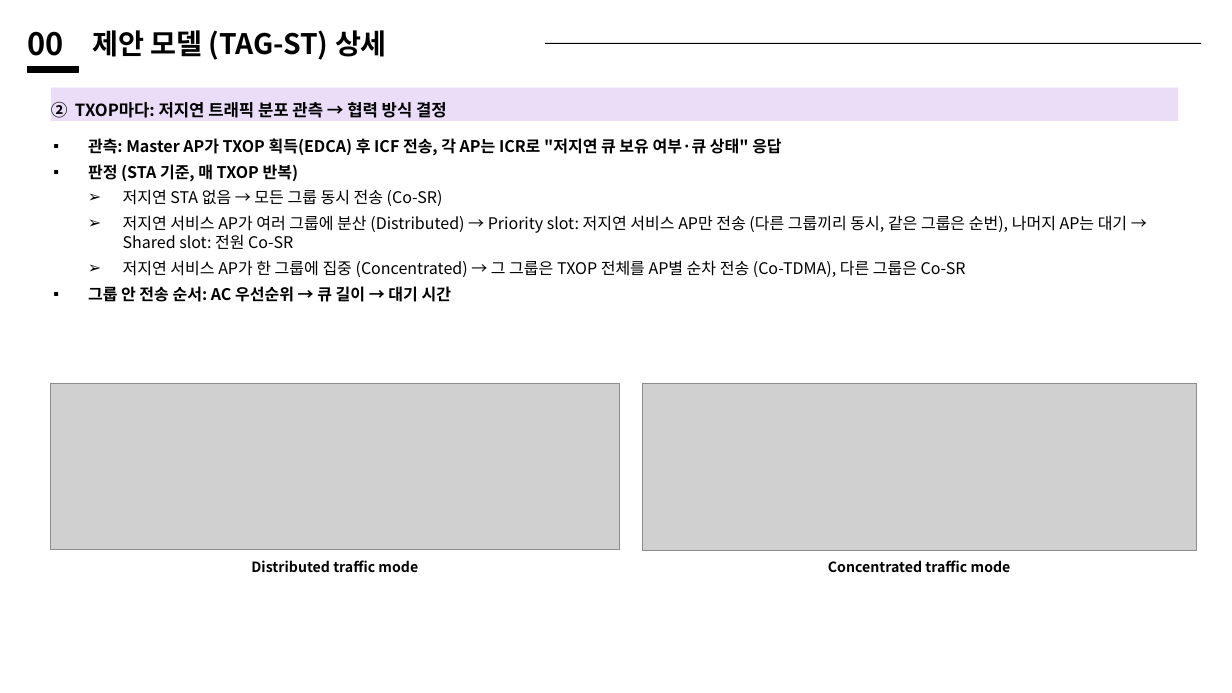
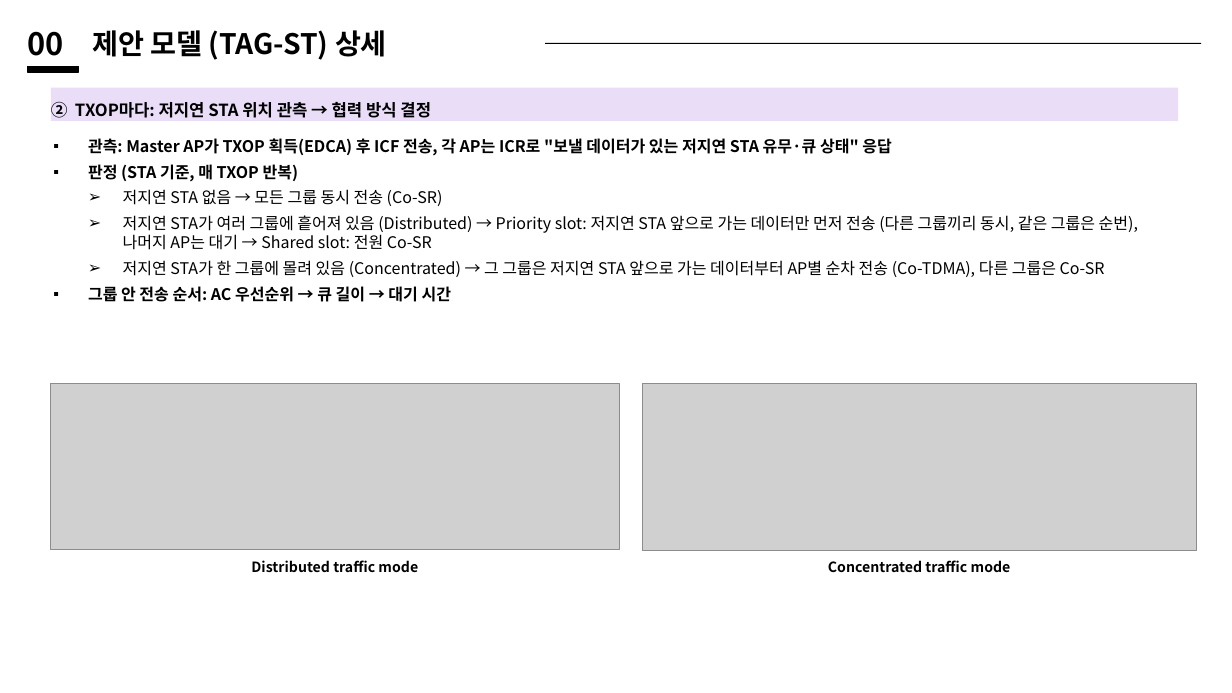
Before and after one commit to wanniii/Multi-AP-Coordination_Grouping, a slide deck: slide 3 of paper/slides/TAG-ST_model_detail_slides.pptx. Drawn at 1232x693 pixels with LibreOffice and Linux fonts; fonts in the diff are those of the drawing; grey boxes stand for pictures. Boxes give left, top, right and bottom in pixels: in the first picture for what was removed or moved away, otherwise in the second. Text is boxed around its words. In the diff, an @@ line names an element or a change of style, - is before the commit and + after.

```diff
--- a/paper/slides/TAG-ST_model_detail_slides.pptx
+++ b/paper/slides/TAG-ST_model_detail_slides.pptx
@@ text in rectangle at (x1=51, y1=101, x2=431, y2=118): text changed @@
-② TXOP마다: 저지연 트래픽 분포 관측 → 협력 방식 결정
+② TXOP마다: 저지연 STA 위치 관측 → 협력 방식 결정
@@ text at (x1=88, y1=138, x2=891, y2=156): text changed @@
-▪ 관측: Master AP가 TXOP 획득(EDCA) 후 ICF 전송, 각 AP는 ICR로 "저지연 큐 보유 여부·큐 상태" 응답
+▪ 관측: Master AP가 TXOP 획득(EDCA) 후 ICF 전송, 각 AP는 ICR로 "보낼 데이터가 있는 저지연 STA 유무·큐 상태" 응답
@@ text at (x1=123, y1=215, x2=1138, y2=277): text changed @@
-  ➢ 저지연 서비스 AP가 여러 그룹에 분산 (Distributed) → Priority slot: 저지연 서비스 AP만 전송 (다른 그룹끼리 동시, 같은 그룹은 순번), 나머지 AP는 대기 → Shared slot: 전원 Co-SR
-  ➢ 저지연 서비스 AP가 한 그룹에 집중 (Concentrated) → 그 그룹은 TXOP 전체를 AP별 순차 전송 (Co-TDMA), 다른 그룹은 Co-SR
+  ➢ 저지연 STA가 여러 그룹에 흩어져 있음 (Distributed) → Priority slot: 저지연 STA 앞으로 가는 데이터만 먼저 전송 (다른 그룹끼리 동시, 같은 그룹은 순번), 나머지 AP는 대기 → Shared slot: 전원 Co-SR
+  ➢ 저지연 STA가 한 그룹에 몰려 있음 (Concentrated) → 그 그룹은 저지연 STA 앞으로 가는 데이터부터 AP별 순차 전송 (Co-TDMA), 다른 그룹은 Co-SR
```
Also in this commit, not shown: 3 other slides changed, 1 other file.
